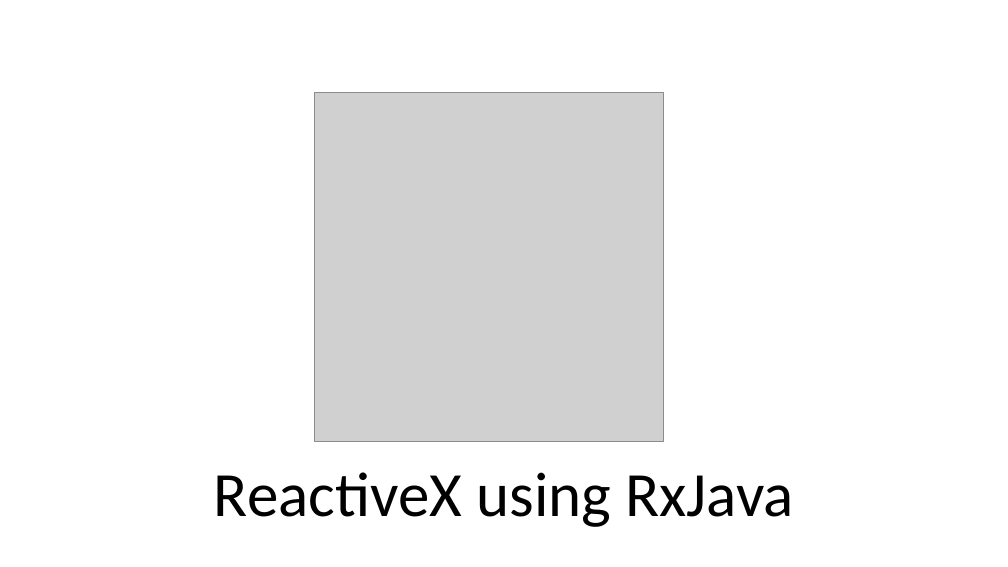
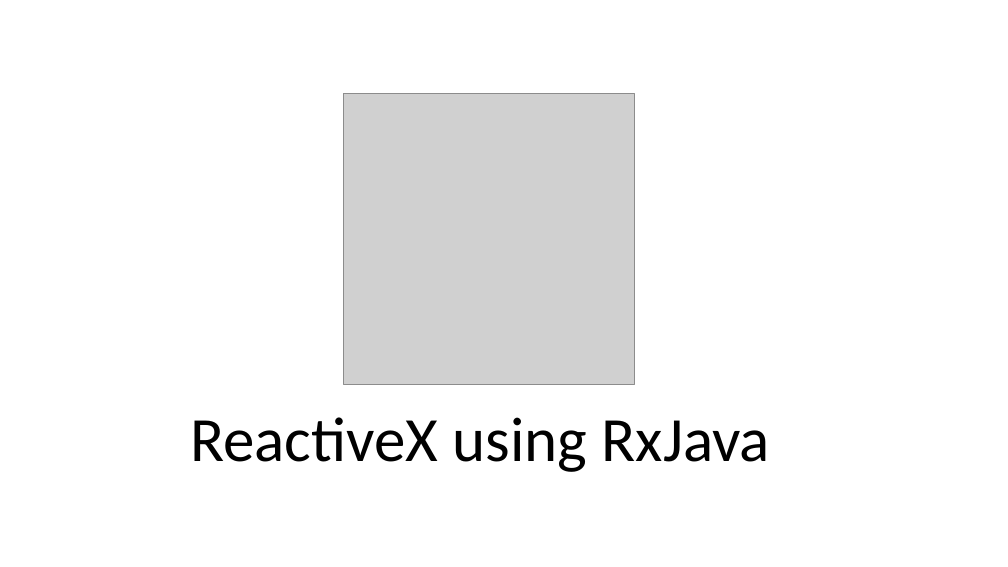
Before and after one commit to chandanthakur/rxjava-basics, a slide deck: slide 1 of ppt/RxJava.pptx. Drawn at 1008x567 pixels with LibreOffice and Linux fonts; fonts in the diff are those of the drawing; grey boxes stand for pictures. Boxes give left, top, right and bottom in pixels: in the first picture for what was removed or moved away, otherwise in the second. Text is boxed around its words. In the diff, an @@ line names an element or a change of style, - is before the commit and + after.

Commit message:
Add latest changes

```diff
--- a/ppt/RxJava.pptx
+++ b/ppt/RxJava.pptx
@@ picture: place and size @@
-picture at (314, 93, 663, 442)
+picture at (344, 94, 635, 385)
@@ title "ReactiveX using RxJava": place and size @@
-title "ReactiveX using RxJava" at (214, 472, 793, 527)
+title "ReactiveX using RxJava" at (190, 417, 770, 472)
```
Also in this commit, not shown: 1 slide added.
